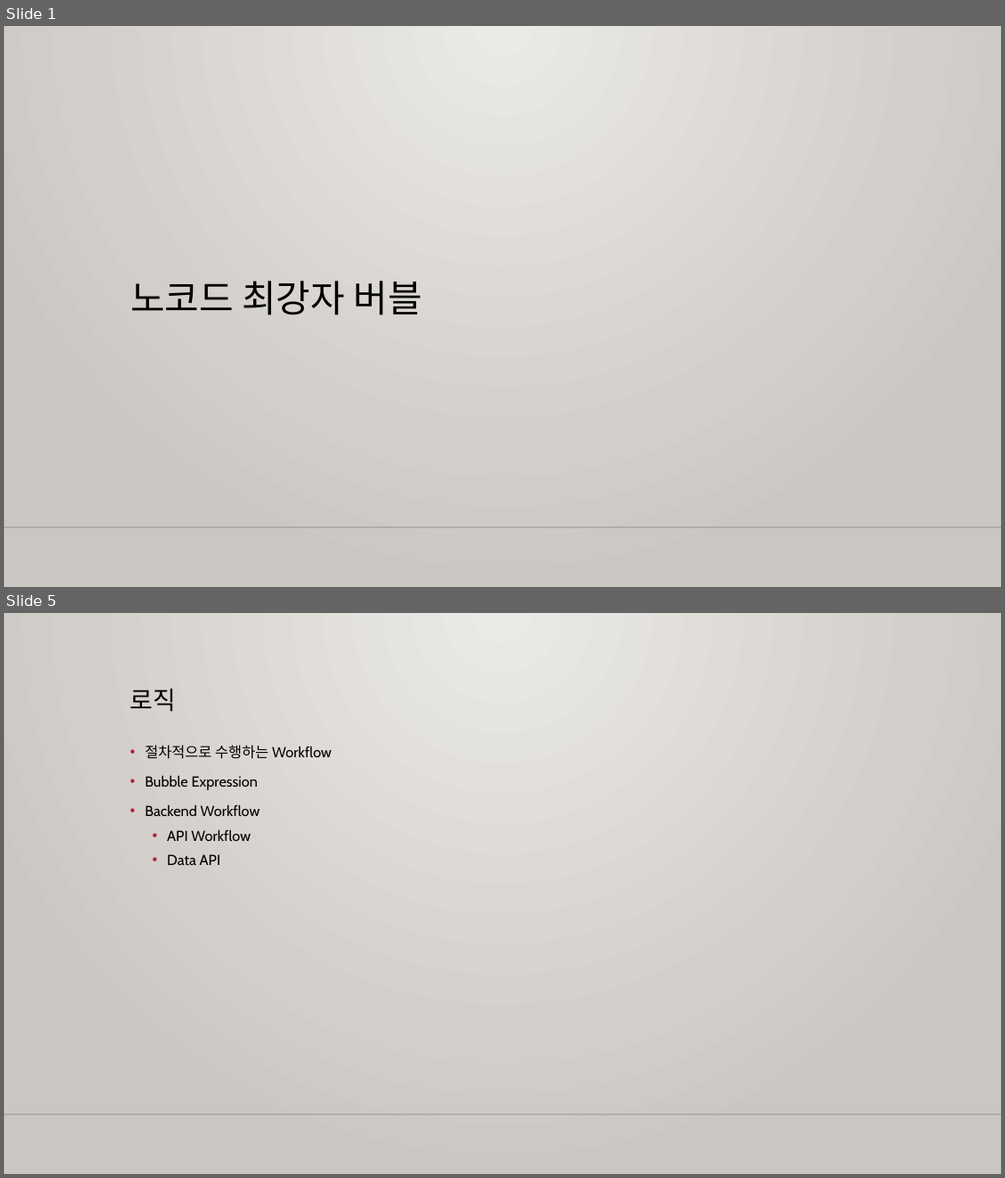
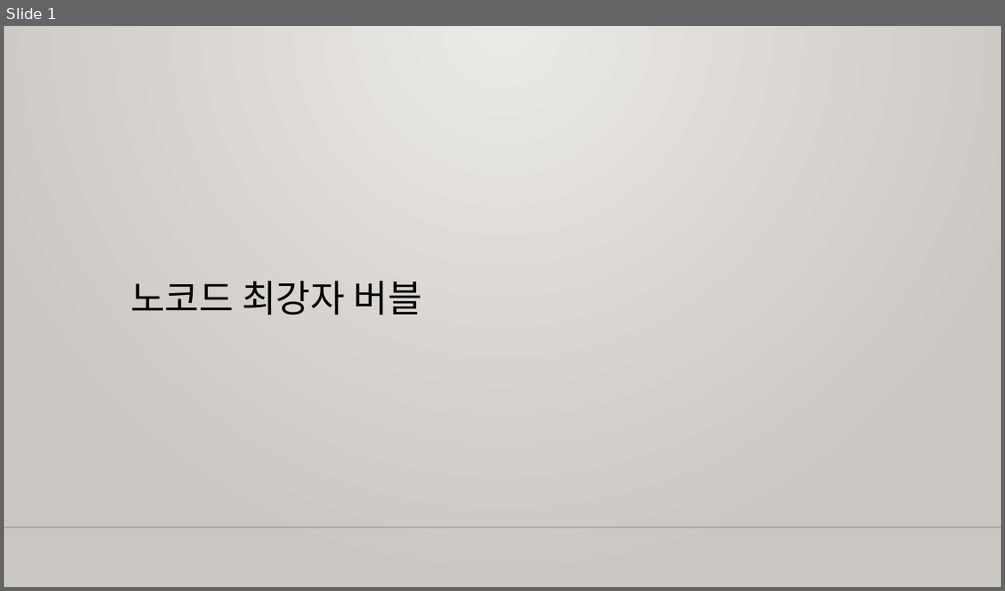
Before and after one commit to m00nlygreat/obsidian-vault, a slide deck: 노코드 엔지니어링/노코드 최강자 버블.pptx. Shown one above the other, each under a label of ours: slides 1 and 5 before the commit, slide 1 after it; the slides between them are not shown. The pictures are 1005x1178 and 1005x591 pixels, drawn with LibreOffice and Linux fonts; fonts in the diff are those of the drawing; background and template pictures are left out. Boxes give left, top, right and bottom in pixels: in the first picture for what was removed or moved away, otherwise in the second. Text is boxed around its words. In the diff, an @@ line names an element or a change of style, - is before the commit and + after.

```diff
--- a/노코드 엔지니어링/노코드 최강자 버블.pptx
+++ b/노코드 엔지니어링/노코드 최강자 버블.pptx
@@ slide 5 removed at (4, 613, 1001, 1174), background gradient #ECEAE7 to #CAC7C1; not listed: 1 template element that a slide beside it also shows @@
@@ title removed at (130, 689, 177, 711) @@
-로직
@@ text removed at (145, 745, 332, 865) @@
-• 절차적으로 수행하는 Workflow
-• Bubble Expression
-• Backend Workflow
-  • API Workflow
-  • Data API
```
Also in this commit, not shown: 2 slides changed, 1 slide added, 2 other slides removed.
